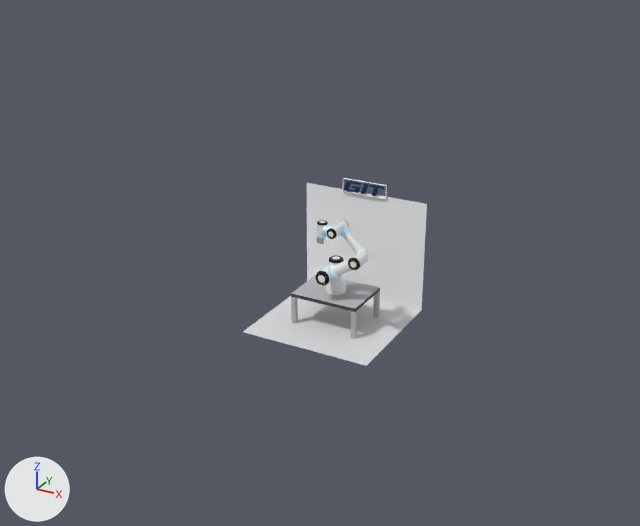
A saved change to the glTF model cloud/Codes/Cloud/static/models/UR_Robot.glb.
Rendered twice from a 50 mm camera at (2.3, -4.39, 2.35) aimed at (0.07, -0.33, 0.32). Every picture has the same lights, and +X, +Y and +Z are marked at lower left. The first picture is the older version. Where no turn or scale is listed for an object, it has been applied to the vertices. Vertices at exactly the same position are counted once.

The first picture shows 'Desk', 'SceneRoom', 'Shoulder' and 7 more.
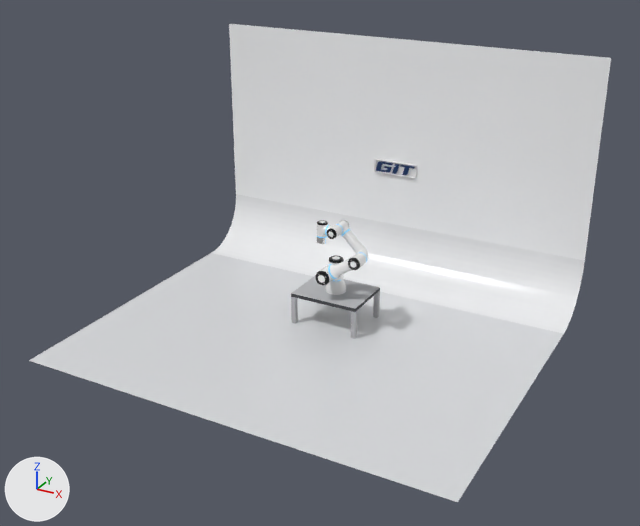
The change, as a list of edits to the scene's bpy script:
```text
Add mat_scenecove:
    mat_scenecove = principled_material('SceneCove')
    mat_scenecove.base_color = (0.82, 0.827, 0.84)  # white #eaebec
    mat_scenecove.roughness = 0.15
Change me_sceneroom:
    used by ob_sceneroom; location = (0.0, 0.0, 0.0)
    remove me_sceneroom.from_pydata(...)  # 14 vertices, 14 faces; spans x -0.42..0.42, y -0.42..0.38, z -0.202..0.593
    add me_sceneroom.from_pydata(...)  # 42 vertices, 42 faces; spans x -1.3..1.3, y -1.3..0.85, z -0.202..1.398
    me_sceneroom part 1: the loose piece of 8 vertices spanning x -0.15..0.15, y 0.364..0.38, z 0.507..0.593 is moved by (0.0, 0.47, 0.0)
    me_sceneroom part 2: a new loose piece of 34 vertices spanning x -1.3..1.3, y -1.3..0.85, z -0.202..1.398
    me_sceneroom part 3: the loose piece of 6 vertices spanning x -0.42..0.42, y -0.42..0.38, z -0.202..0.518 is deleted
    add me_sceneroom.materials.append(mat_scenecove)  # white #eaebec
```

Pixel boxes [x1, y1, x2, y2] of what changed, in the pictures (640 x 526 px; the box of a moved part takes in the faces that stretch with it):
'SceneRoom', reshaped (215% wider, 153% taller)
    before: [243, 178, 427, 366]
    after: [29, 24, 611, 502]
part 1 of me_sceneroom, moved or reshaped
    before: [342, 178, 387, 199]
    after: [374, 159, 417, 178]
part 2 of me_sceneroom, added
    after: [29, 24, 611, 502]
part 3 of me_sceneroom, deleted
    before: [243, 183, 427, 366]
